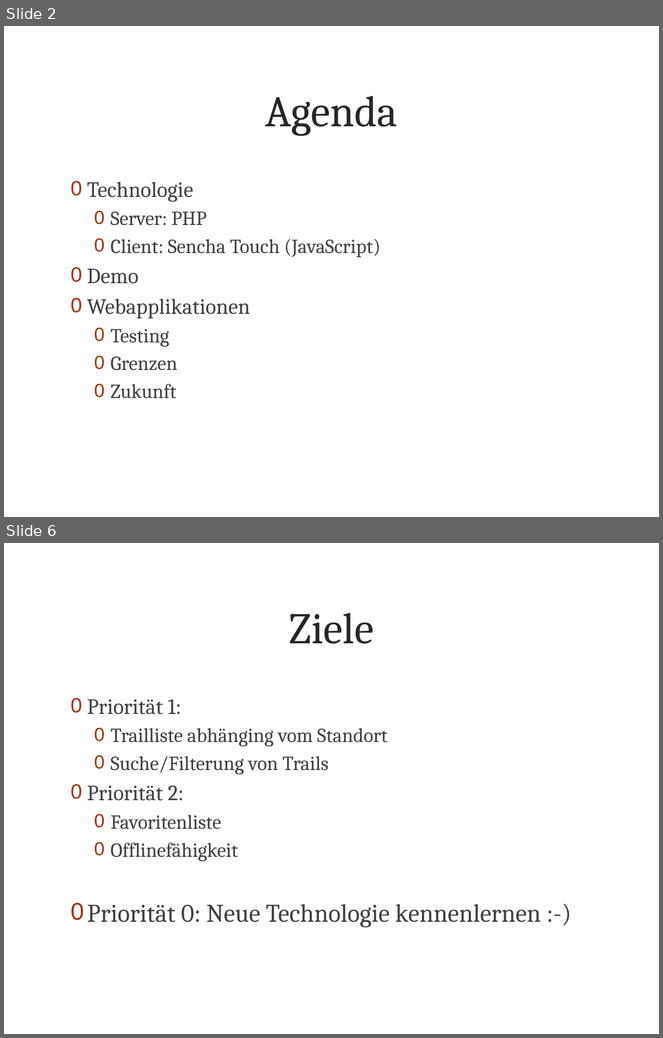
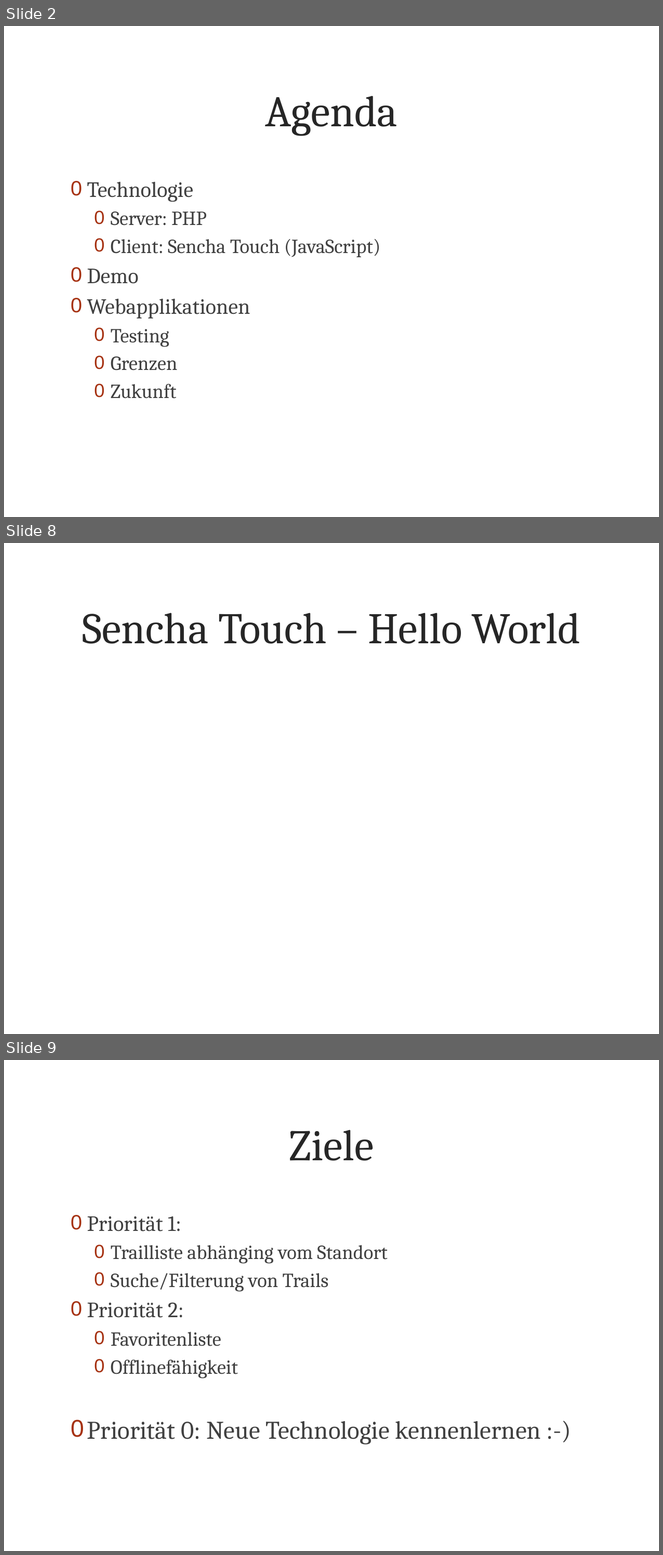
Before and after one commit to metaodi/TrailDevilsXPl-2, a slide deck: _DOCUMENTATION/Presentation/Praesentation-Traildevils-XPl2.pptx. Shown one above the other, each under a label of ours: slides 2 and 6 before the commit, slides 2, 8 and 9 after it; the slides between them are not shown. The pictures are 663x1038 and 663x1555 pixels, drawn with LibreOffice and Linux fonts; fonts in the diff are those of the drawing; background and template pictures are left out. Boxes give left, top, right and bottom in pixels: in the first picture for what was removed or moved away, otherwise in the second. Text is boxed around its words. In the diff, an @@ line names an element or a change of style, - is before the commit and + after.

```diff
--- a/_DOCUMENTATION/Presentation/Praesentation-Traildevils-XPl2.pptx
+++ b/_DOCUMENTATION/Presentation/Praesentation-Traildevils-XPl2.pptx
@@ slide 8 added at [4, 543, 659, 1034], background picture (left out) @@
@@ title added at [83, 613, 581, 644], 48 pt, text #262626 @@
+Sencha Touch – Hello World
@@ what was slide 6 is now slide 9 @@
```
Also in this commit, not shown: 7 slides changed, 6 other slides added, 2 other files.
